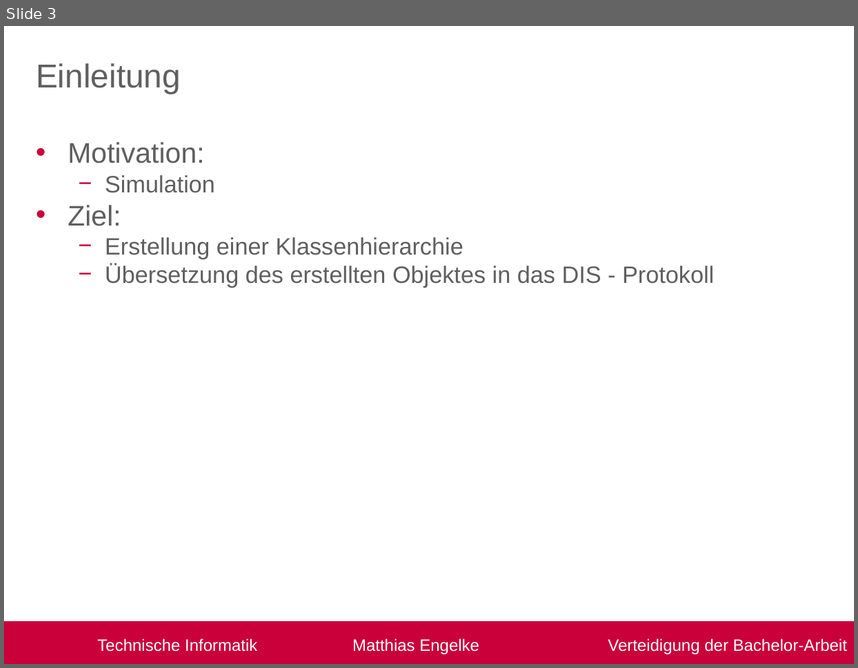
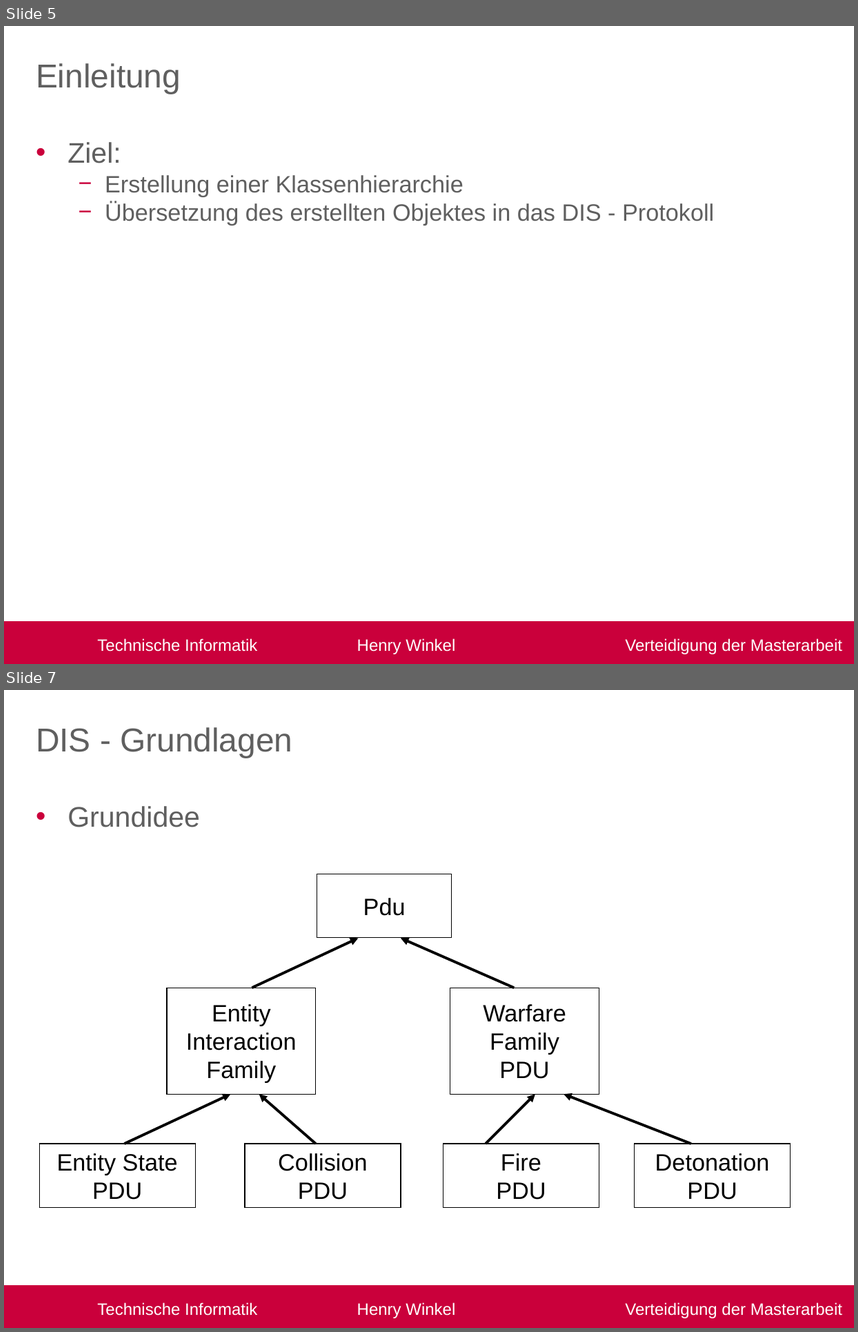
Before and after one commit to R3D454/Masterarbeit, a slide deck: Verteitigung.pptx. Shown one above the other, each under a label of ours: slide 3 before the commit, slides 5 and 7 after it; the slides between them are not shown. The pictures are 858x668 and 858x1332 pixels, drawn with LibreOffice and Linux fonts; fonts in the diff are those of the drawing; background and template pictures are left out. Boxes give left, top, right and bottom in pixels: in the first picture for what was removed or moved away, otherwise in the second. Text is boxed around its words. In the diff, an @@ line names an element or a change of style, - is before the commit and + after.

Commit message:
add: Verteidigung V0.2

```diff
--- a/Verteitigung.pptx
+++ b/Verteitigung.pptx
@@ slide 7 added at box(4, 690, 854, 1328), background #FFFFFF; not listed: 1 template element that a slide beside it also shows @@
@@ title added at box(36, 727, 292, 758), 28 pt, text #5F5F5F @@
+DIS - Grundlagen
@@ text added at box(67, 806, 200, 827), 24 pt, text #5F5F5F @@
+• Grundidee
@@ rectangle added at box(317, 874, 451, 938), outline #000000 0.75 pt, 20 pt, text #000000 @@
+Pdu
@@ arrow added from (252, 987) to (359, 938), #000000 2.25 pt @@
@@ arrow added from (514, 987) to (401, 938), #000000 2.25 pt @@
@@ rectangle added at box(168, 987, 316, 1094), outline #000000 0.75 pt, 20 pt, text #000000 @@
+Entity
+Interaction
+Family
@@ rectangle added at box(450, 987, 599, 1094), outline #000000 0.75 pt, 20 pt, text #000000 @@
+Warfare
+Family
+PDU
@@ arrow added from (125, 1143) to (231, 1094), #000000 2.25 pt @@
@@ arrow added from (316, 1143) to (259, 1094), #000000 2.25 pt @@
@@ arrow added from (486, 1143) to (535, 1094), #000000 2.25 pt @@
@@ arrow added from (691, 1143) to (564, 1094), #000000 2.25 pt @@
@@ rectangle added at box(40, 1143, 195, 1207), outline #000000 0.75 pt, 20 pt, text #000000 @@
+Entity State
+PDU
@@ rectangle added at box(245, 1143, 400, 1207), outline #000000 0.75 pt, 20 pt, text #000000 @@
+Collision
+PDU
@@ rectangle added at box(444, 1143, 599, 1207), outline #000000 0.75 pt, 20 pt, text #000000 @@
+Fire
+PDU
@@ rectangle added at box(635, 1143, 791, 1207), outline #000000 0.75 pt, 20 pt, text #000000 @@
+Detonation
+PDU
@@ what was slide 3 is now slide 5 @@
@@ slide 5 changed as well @@
@@ text at box(67, 142, 215, 193): paragraphs removed @@
-• Motivation:
-  − Simulation
@@ text in rectangle at box(97, 638, 842, 654): text changed @@
-Technische Informatik Matthias Engelke Verteidigung der Bachelor-Arbeit
+Technische Informatik Henry Winkel Verteidigung der Masterarbeit
```
Also in this commit, not shown: 2 other slides changed, 6 other slides added, 1 slide removed, 9 other files.
